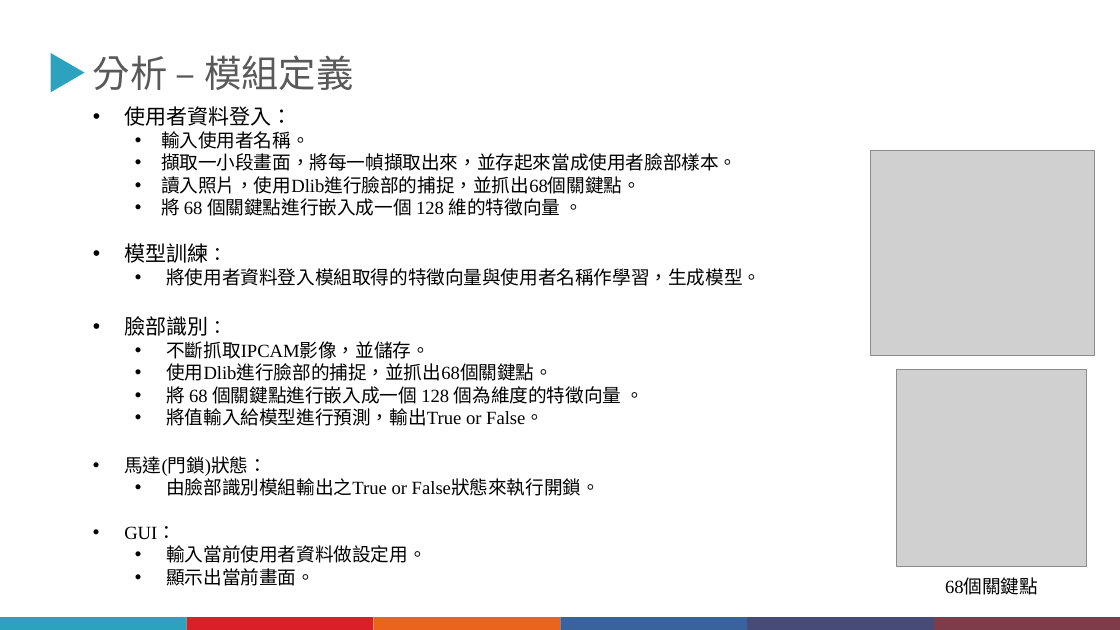
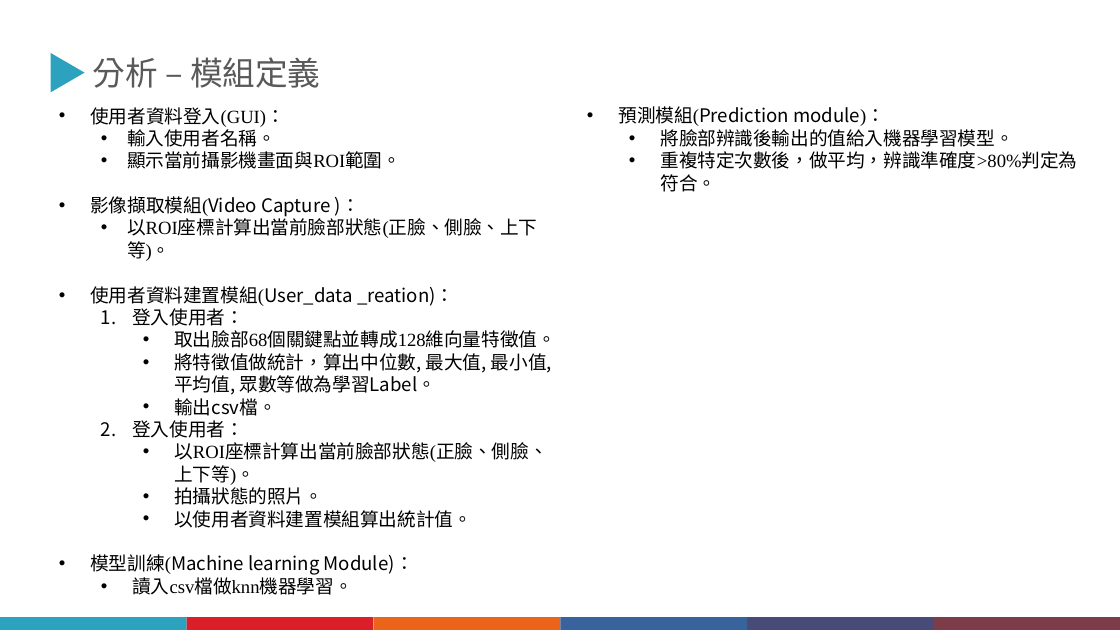
Before and after one commit to JiangXiu01/1091-EmbeddedImageProcessing, a slide deck: slide 5 of 期中報告/1092嵌入式影像_期中報告202105211327.pptx. Drawn at 1120x630 pixels with LibreOffice and Linux fonts; fonts in the diff are those of the drawing; grey boxes stand for pictures. Boxes give left, top, right and bottom in pixels: in the first picture for what was removed or moved away, otherwise in the second. Text is boxed around its words. In the diff, an @@ line names an element or a change of style, - is before the commit and + after.

```diff
--- a/期中報告/1092嵌入式影像_期中報告202105211327.pptx
+++ b/期中報告/1092嵌入式影像_期中報告202105211327.pptx
@@ text "分析 – 模組定義" at [93, 57, 321, 88]: size 32 to 28 pt @@
@@ text "使用者資料登入(GUI)：": place and size @@
-text "使用者資料登入(GUI)：" at [124, 106, 761, 586]
+text "使用者資料登入(GUI)：" at [90, 107, 556, 595]
@@ text at [90, 107, 284, 127]: text changed; size 18 to 16 pt @@
-• 使用者資料登入：
+• 使用者資料登入(GUI)：
@@ text added at [618, 106, 1077, 192], 16 pt, text #000000 @@
+• 預測模組(Prediction module)：
+  • 將臉部辨識後輸出的值給入機器學習模型。
+  • 重複特定次數後，做平均，辨識準確度>80%判定為符合。
@@ text at [90, 151, 556, 595]: text changed @@
-  • 擷取一小段畫面，將每一幀擷取出來，並存起來當成使用者臉部樣本。
-  • 讀入照片，使用Dlib進行臉部的捕捉，並抓出68個關鍵點。
-  • 將 68 個關鍵點進行嵌入成一個 128 維的特徵向量 。
-• 模型訓練：
-  • 將使用者資料登入模組取得的特徵向量與使用者名稱作學習，生成模型。
-• 臉部識別：
-  • 不斷抓取IPCAM影像，並儲存。
-  • 使用Dlib進行臉部的捕捉，並抓出68個關鍵點。
-  • 將 68 個關鍵點進行嵌入成一個 128 個為維度的特徵向量 。
-  • 將值輸入給模型進行預測，輸出True or False。
-• 馬達(門鎖)狀態：
-  • 由臉部識別模組輸出之True or False狀態來執行開鎖。
-• GUI：
-  • 輸入當前使用者資料做設定用。
-  • 顯示出當前畫面。
+  • 顯示當前攝影機畫面與ROI範圍。
+• 影像擷取模組(Video Capture )：
+  • 以ROI座標計算出當前臉部狀態(正臉、側臉、上下等)。
+• 使用者資料建置模組(User_data _reation)：
+  1. 登入使用者：
+    • 取出臉部68個關鍵點並轉成128維向量特徵值。
+    • 將特徵值做統計，算出中位數, 最大值, 最小值, 平均值, 眾數等做為學習Label。
+    • 輸出csv檔。
+  2. 登入使用者：
+    • 以ROI座標計算出當前臉部狀態(正臉、側臉、上下等)。
+    • 拍攝狀態的照片。
+    • 以使用者資料建置模組算出統計值。
+• 模型訓練(Machine learning Module)：
+  • 讀入csv檔做knn機器學習。
@@ picture removed at [871, 150, 1095, 355] @@
@@ picture removed at [897, 370, 1087, 566] @@
@@ text removed at [945, 579, 1038, 595] @@
-68個關鍵點
```
Also in this commit, not shown: 8 other slides changed, 4 slides added, 3 slides removed.
